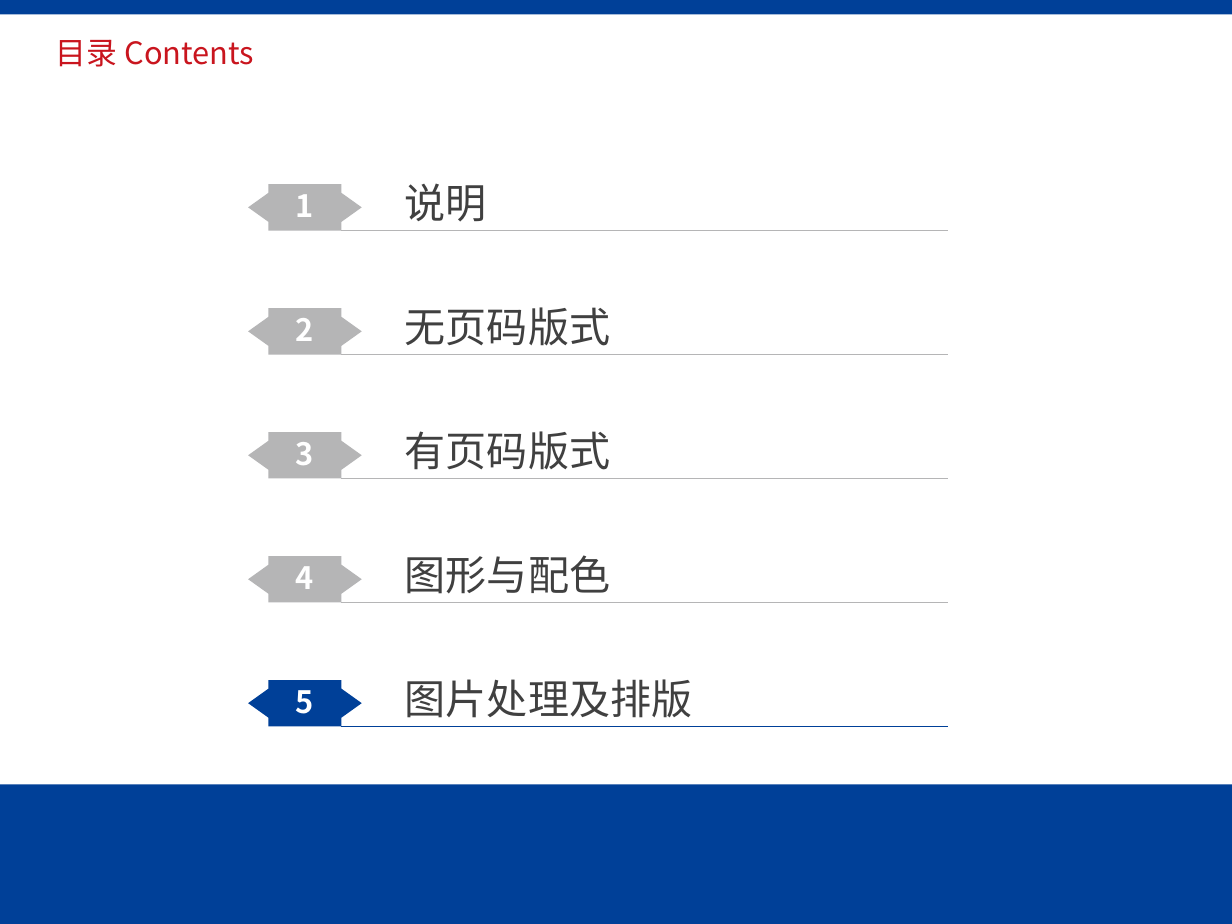
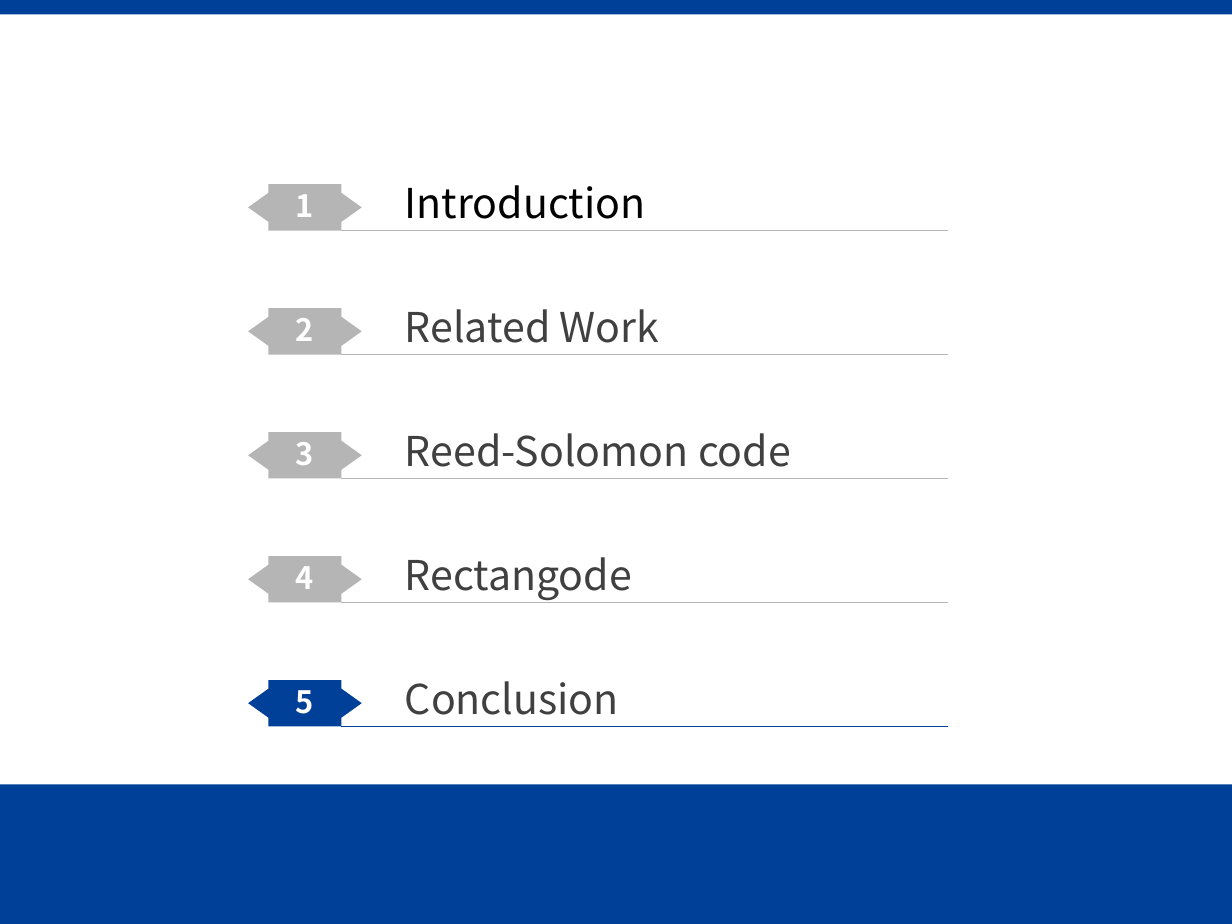
Before and after one commit to Gazer2020/Rectangode, a slide deck: slide 21 of slides.pptx (slide 25 before the commit). Drawn at 1232x924 pixels with LibreOffice and Linux fonts; fonts in the diff are those of the drawing; background and template pictures are left out. Boxes give left, top, right and bottom in pixels: in the first picture for what was removed or moved away, otherwise in the second. Text is boxed around its words. In the diff, an @@ line names an element or a change of style, - is before the commit and + after.

```diff
--- a/slides.pptx
+++ b/slides.pptx
@@ title "目录 Contents" at box(43, 32, 915, 78): text colour #C9151E to #FFFFFF @@
@@ text at box(405, 185, 646, 219): text changed; text colour #404040 to #000000 @@
-说明
+Introduction
@@ text at box(405, 309, 660, 343): text changed @@
-无页码版式
+Related Work
@@ text at box(405, 433, 791, 467): text changed @@
-有页码版式
+Reed-Solomon code
@@ text at box(405, 557, 632, 601): text changed @@
-图形与配色
+Rectangode
@@ text at box(405, 681, 619, 715): text changed @@
-图片处理及排版
+Conclusion
```
Also in this commit, not shown: 3 other slides changed, 11 slides added, 15 slides removed, 3 other files.
